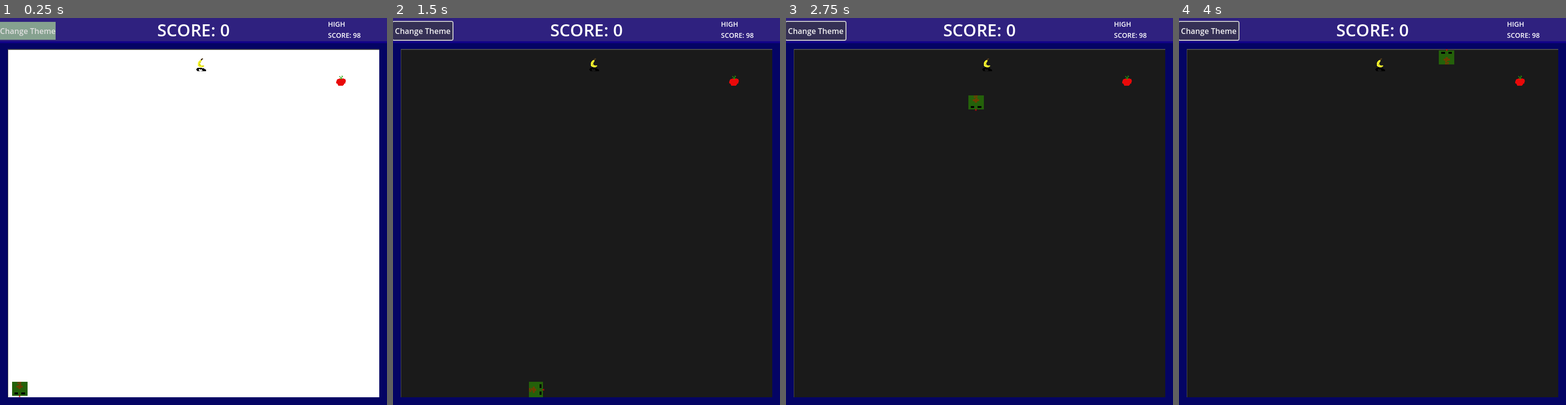
Above: before the commit, frames 1-4 (left to right).
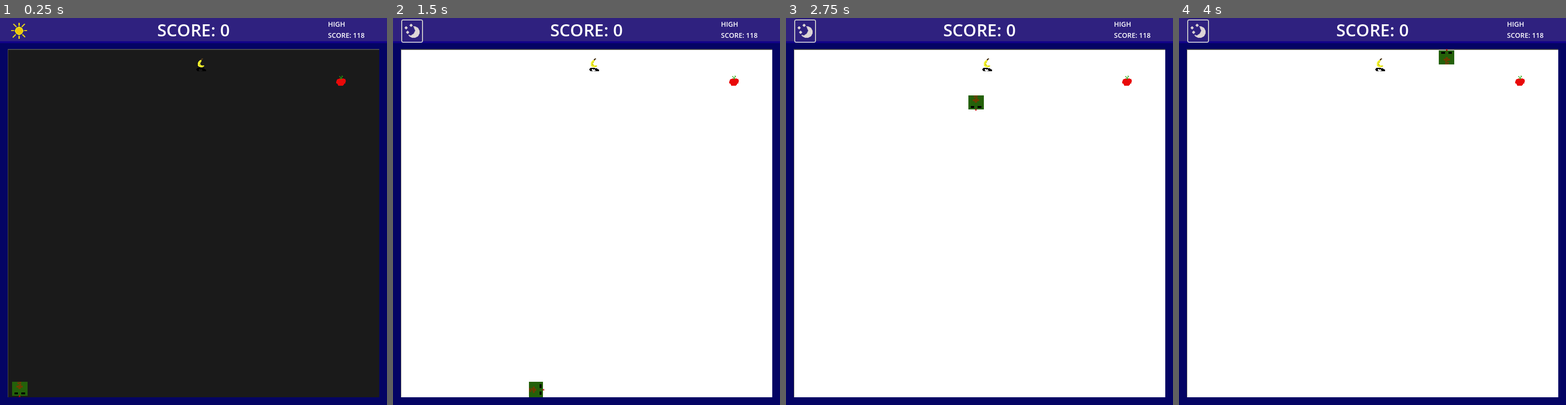
Above: after the commit, the same moments.

Repository: MVour-bz/snake_game
Game: Godot game, scene res://scenes/snake_game.tscn
Two runs of this game, one before a commit and one after it. Both use one fixed random seed, a clock stepped at 60 frames per second and the inputs below.
Inputs (mouse positions are in pixels of both pictures, inside the frame that each line leads up to; where the layout moved, square brackets give the same spot in the first picture):
- Up to frame 1 (0.25 s): no input
- Up to frame 2 (1.5 s): click (412, 29) [420, 29] at 0.5 s; hold Right (ui_right) from 1.28 s (still down)
- Up to frame 3 (2.75 s): release Right (ui_right) at 2.03 s; hold Down (ui_down) from 2.03 s (still down)
- Up to frame 4 (4 s): release Down (ui_down) at 2.78 s; hold Right (ui_right) 2.78-3.53 s; hold Up (ui_up) from 3.53 s (still down)

The runs differ from the first frame. In frame 1, 87% of the frame differs, in the area x 0-98%, y 1-98%; in frame 2, 87%; in frame 3, 87%; in frame 4, 87%, in the area x 0-98%, y 0-98%.

Commit message:
update change theme button icon && solve sorting bug

Diff:
--- a/autoloads/global.gd
+++ b/autoloads/global.gd
@@ -26,4 +26,4 @@
 	}
 }
 
-var ACTIVE_THEME = "light_theme"
+var ACTIVE_THEME = "dark_theme"
--- a/data/game_data.json
+++ b/data/game_data.json
@@ -1 +1 @@
-{"high_score":{"name":"mike","score":98},"top_10":[{"name":"mike","score":95}]}
+{"high_score":{"name":"mike","score":118},"top_10":[{"name":"mike","score":118},{"name":"mike","score":74},{"name":"mike","score":52},{"name":"mike","score":65},{"name":"mike","score":95},{"name":"mike","score":89},{"name":"mike","score":71},{"name":"mike","score":98},{"name":"mike","score":102}]}
--- a/scenes/hud.tscn
+++ b/scenes/hud.tscn
@@ -1,11 +1,13 @@
-[gd_scene load_steps=20 format=3 uid="uid://btxgdgjef53lx"]
+[gd_scene load_steps=22 format=3 uid="uid://btxgdgjef53lx"]
 
 [ext_resource type="Script" path="res://scripts/hud.gd" id="1_u73lf"]
 [ext_resource type="FontFile" uid="uid://bafn8mqjjtnfp" path="res://assets/fonts/karmatic-arcade/ka1.ttf" id="2_42q4b"]
 [ext_resource type="FontFile" uid="uid://y1gcmddq3xmk" path="res://assets/fonts/pixel-game/Pixel Game.otf" id="2_axbef"]
 [ext_resource type="Script" path="res://scripts/score_panel.gd" id="2_nx7jb"]
+[ext_resource type="Texture2D" uid="uid://xmsny327m7cq" path="res://assets/sun.png" id="3_fwtfj"]
 [ext_resource type="Script" path="res://scripts/button.gd" id="3_mgy6r"]
 [ext_resource type="Script" path="res://scripts/game_over_panel.gd" id="3_nbvr4"]
+[ext_resource type="Script" path="res://scripts/change_theme_button.gd" id="4_wntwi"]
 [ext_resource type="Script" path="res://scripts/top_10_panel.gd" id="5_h6vyt"]
 [ext_resource type="Script" path="res://scripts/store_score_panel.gd" id="6_0odfx"]
 [ext_resource type="Script" path="res://scripts/save_button.gd" id="6_cc27r"]
@@ -118,16 +120,17 @@
 uppercase = true
 
 [node name="ChangeThemeButton" type="Button" parent="Hud/ScorePanel"]
-layout_mode = 1
-anchors_preset = 4
-anchor_top = 0.5
-anchor_bottom = 0.5
-offset_top = -18.5
-offset_right = 65.0
-offset_bottom = 18.5
-grow_vertical = 2
+layout_mode = 0
+offset_left = 19.0
+offset_top = 5.0
+offset_right = 60.0
+offset_bottom = 49.0
 theme_override_styles/normal = SubResource("StyleBoxFlat_orvw8")
-text = "Change Theme"
+icon = ExtResource("3_fwtfj")
+flat = true
+icon_alignment = 1
+expand_icon = true
+script = ExtResource("4_wntwi")
 
 [node name="GameOverPanel" type="Panel" parent="Hud"]
 offset_top = 153.0
@@ -280,6 +283,8 @@
 [connection signal="ready" from="." to="." method="_on_ready"]
 [connection signal="ready" from="Hud/ScorePanel" to="Hud/ScorePanel" method="_on_ready"]
 [connection signal="button_down" from="Hud/ScorePanel/ChangeThemeButton" to="." method="_on_change_theme_button_button_down"]
+[connection signal="button_down" from="Hud/ScorePanel/ChangeThemeButton" to="Hud/ScorePanel/ChangeThemeButton" method="_on_button_down"]
+[connection signal="ready" from="Hud/ScorePanel/ChangeThemeButton" to="Hud/ScorePanel/ChangeThemeButton" method="_on_ready"]
 [connection signal="ready" from="Hud/GameOverPanel" to="Hud/GameOverPanel" method="_on_ready"]
 [connection signal="ready" from="Hud/StoreScorePanel" to="Hud/StoreScorePanel" method="_on_ready"]
 [connection signal="store_score" from="Hud/StoreScorePanel" to="." method="_on_store_score_panel_store_score"]
--- /dev/null
+++ b/scripts/change_theme_button.gd
@@ -0,0 +1,25 @@
+extends Button
+
+@export var icons:Dictionary = {
+	"dark_theme": preload("res://assets/sun.png"),
+	"light_theme": preload("res://assets/moon.png")
+}
+func _on_button_down() -> void:
+	print("mphke")
+	if Global.ACTIVE_THEME == "dark_theme":
+		Global.ACTIVE_THEME = "light_theme"
+		self.icon = icons["light_theme"]
+	else:
+		Global.ACTIVE_THEME = "dark_theme"
+		self.icon = icons["dark_theme"]
+	SignalBus.change_theme.emit()
+
+func set_icon():
+	if Global.ACTIVE_THEME == "dark_theme":
+		self.icon = icons["dark_theme"]
+	else:
+		self.icon = icons["light_theme"]
+
+
+func _on_ready() -> void:
+	set_icon()
--- a/scripts/hud.gd
+++ b/scripts/hud.gd
@@ -7,6 +7,7 @@
 @onready var high_score_label: Label = $Hud/ScorePanel/HighScoreLabel
 @onready var top_10_panel: Top10Panel = $Hud/Top10Panel as Top10Panel
 @onready var store_score_panel: StoreScorePanel = $Hud/StoreScorePanel
+@onready var save_button: SaveButton = $Hud/StoreScorePanel/VBoxContainer/SaveButton
 
 @onready var game_data_file
 @onready var statistics_dict
@@ -66,6 +67,7 @@
 	if is_top_10(score):
 		store_score_panel.show()
 		store_score_panel.set_score_label(score)
+		save_button.disabled = false
 
 
 
@@ -78,7 +80,7 @@
 	if statistics_dict == null:
 		statistics_dict = base_stats_dict
 	statistics_dict["top_10"].sort_custom(func(a,b):
-		return b["score"]-a["score"])
+		return a["score"]-b["score"])
 	game_data_file.close()
 
 func get_top_10():
@@ -124,7 +126,7 @@
 		update_high_score_label(name, score)
 
 	statistics_dict["top_10"].sort_custom(func(a,b):
-		return b["score"]-a["score"])
+		return a["score"]>b["score"])
 	store_updated_dict()
 	print("updated")
 	return true
@@ -148,11 +150,3 @@
 	if update_game_statistics(name, score):
 		top_10_panel.empty_top_10()
 		top_10_panel.set_top_10(statistics_dict["top_10"])
-
-
-func _on_change_theme_button_button_down() -> void:
-	if Global.ACTIVE_THEME == "dark_theme":
-		Global.ACTIVE_THEME = "light_theme"
-	else:
-		Global.ACTIVE_THEME = "dark_theme"
-	SignalBus.change_theme.emit()
--- a/scripts/snake.gd
+++ b/scripts/snake.gd
@@ -128,7 +128,6 @@
 
 func speed_up():
 	speed +=  speed_step
-	print("speed: ", speed)
 
 func update_snake():
 
--- a/scripts/top_10_panel.gd
+++ b/scripts/top_10_panel.gd
@@ -7,15 +7,16 @@
 
 
 func set_top_10(items:Array):
-	var i = items.size() - 1
-	while i >= 0:
+	items = sort_top_10(items)
+	var i = 0
+	while i < items.size():
 		var entry = top10_entry_scene.instantiate()
 
 		score_container.add_child(entry)
 		score_container.sort_children.emit()
 
 		entry.entry_set(items[i].name, items[i].score)
-		i -= 1
+		i += 1
 
 func empty_top_10():
 	var scre_cont_children = score_container.get_children()
@@ -23,3 +24,11 @@
 	for i in range(0, scre_cont_children.size(), 1):
 
 		scre_cont_children[i].call_deferred("queue_free")
+
+func sort_top_10(items:Array):
+	items.sort_custom(_copmare_scores)
+	return items
+
+
+func _copmare_scores(a, b):
+	return  a["score"] > b["score"]
Binary file added: assets/moon.png
Not shown, added: assets/moon.png.import
Binary file added: assets/sun.png
Not shown, added: assets/sun.png.import
